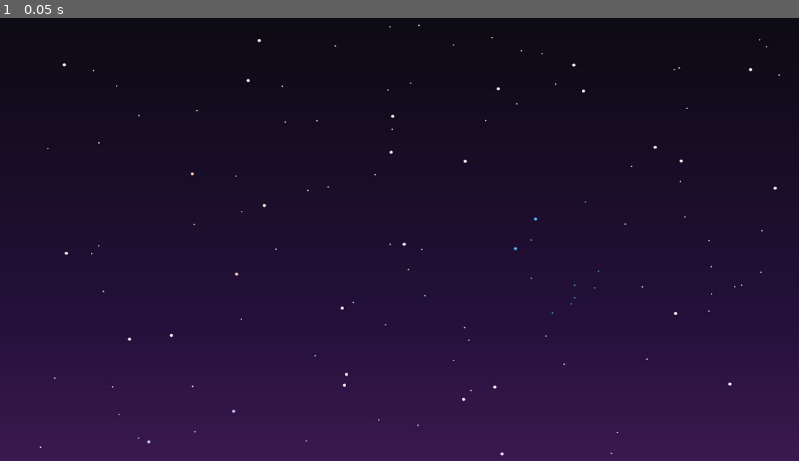
Above: before the commit, frame 1.
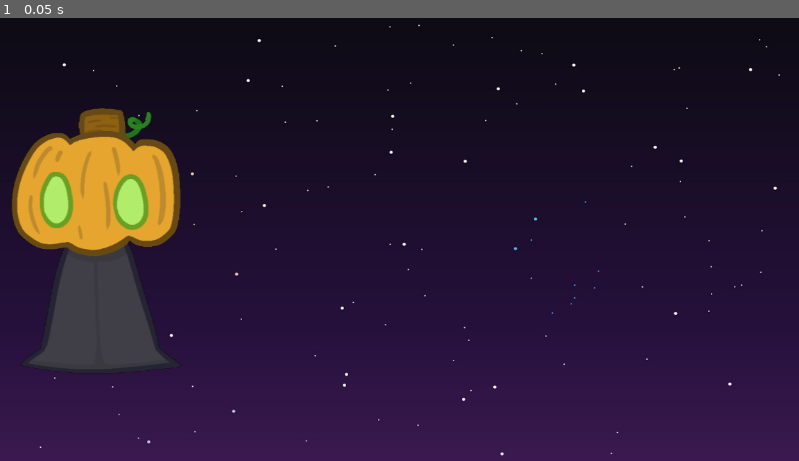
Above: after the commit, the same moment.

Repository: Sashko-Kit/Harvest
Game: Godot game, scene res://my_level.tscn
Same seed, same stepped clock (60 frames per second), same inputs: the game is played once before the commit and once after it.
Inputs:
- Up to frame 1 (0.05 s): no input

The runs differ from the first frame. In frame 1, 8.4% of the frame differs, in the area x 1-23%, y 20-81%.

Commit message:
The texture update
Addition of all the new textures + updated some old ones.

Diff:
--- a/my_level.tscn
+++ b/my_level.tscn
@@ -1,6 +1,7 @@
-[gd_scene load_steps=2 format=3 uid="uid://dirqgwbhouh80"]
+[gd_scene load_steps=3 format=3 uid="uid://dirqgwbhouh80"]
 
-[ext_resource type="Texture2D" path="res://background.jpg" id="1_npkys"]
+[ext_resource type="Texture2D" uid="uid://c2vd7jm5ewf44" path="res://background.jpg" id="1_npkys"]
+[ext_resource type="PackedScene" uid="uid://dbw45q6auhv0c" path="res://player.tscn" id="2_5id8j"]
 
 [node name="MainPlace" type="Node2D"]
 
@@ -9,3 +10,7 @@
 offset_bottom = 648.0
 texture = ExtResource("1_npkys")
 expand_mode = 1
+
+[node name="Player" parent="." instance=ExtResource("2_5id8j")]
+position = Vector2(148, 321)
+scale = Vector2(0.340823, 0.321064)
--- a/player.tscn
+++ b/player.tscn
@@ -1,9 +1,17 @@
-[gd_scene load_steps=2 format=3 uid="uid://dbw45q6auhv0c"]
+[gd_scene load_steps=3 format=3 uid="uid://dbw45q6auhv0c"]
 
 [ext_resource type="Texture2D" uid="uid://db7vql310o3y5" path="res://pkid_forward.png" id="1_dym66"]
+
+[sub_resource type="CapsuleShape2D" id="CapsuleShape2D_am74u"]
+radius = 124.0
+height = 416.0
 
 [node name="Player" type="RigidBody2D"]
 gravity_scale = 0.0
 
 [node name="Sprite2D" type="Sprite2D" parent="."]
 texture = ExtResource("1_dym66")
+
+[node name="CollisionShape2D" type="CollisionShape2D" parent="."]
+position = Vector2(-10, 0)
+shape = SubResource("CapsuleShape2D_am74u")
Binary file added: cliffedgelefttile.png
Not shown, added: cliffedgelefttile.png.import
Binary file added: cliffedgerighttile.png
Not shown, added: cliffedgerighttile.png.import
Binary file added: cliffsideedgelefttile.png
Not shown, added: cliffsideedgelefttile.png.import
Binary file added: cliffsideedgerighttile.png
Not shown, added: cliffsideedgerighttile.png.import
Binary file added: cliffsidetile.png
Not shown, added: cliffsidetile.png.import
Binary file added: clifftile.png
Not shown, added: clifftile.png.import
(and 31 more such lines)
